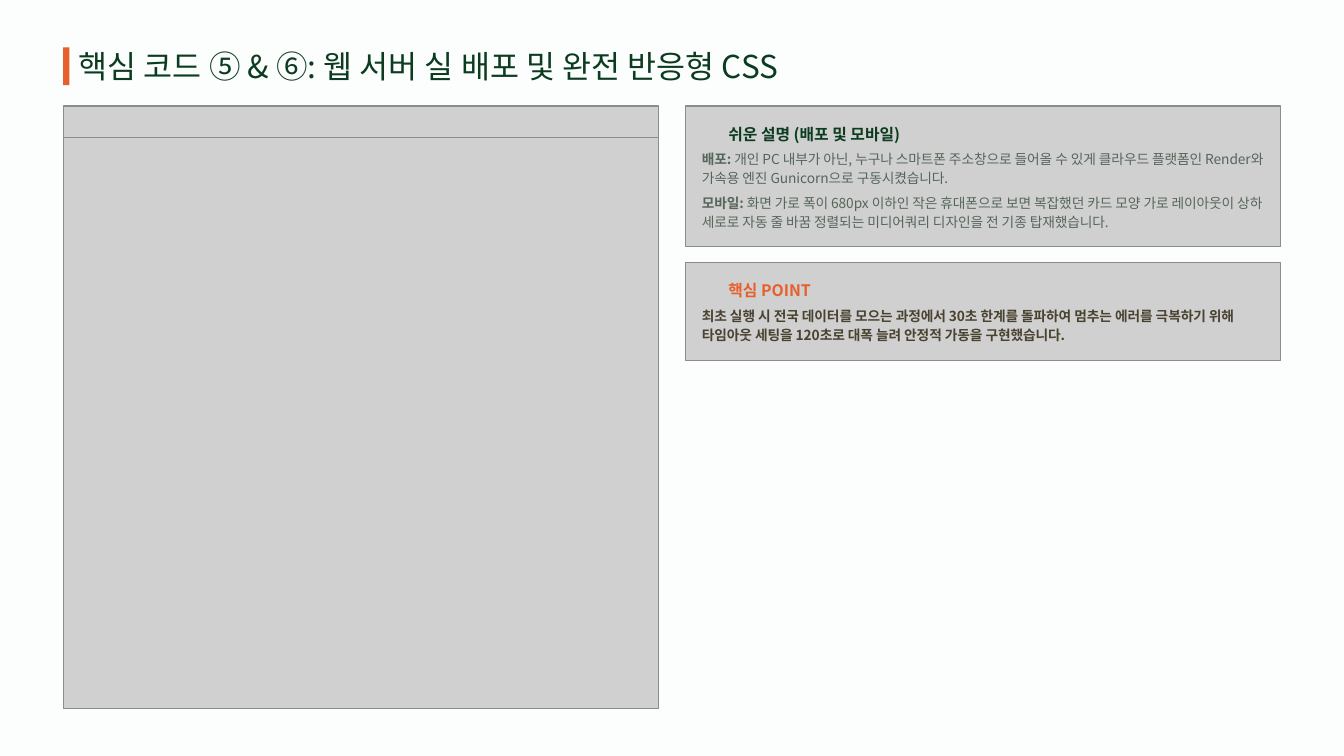
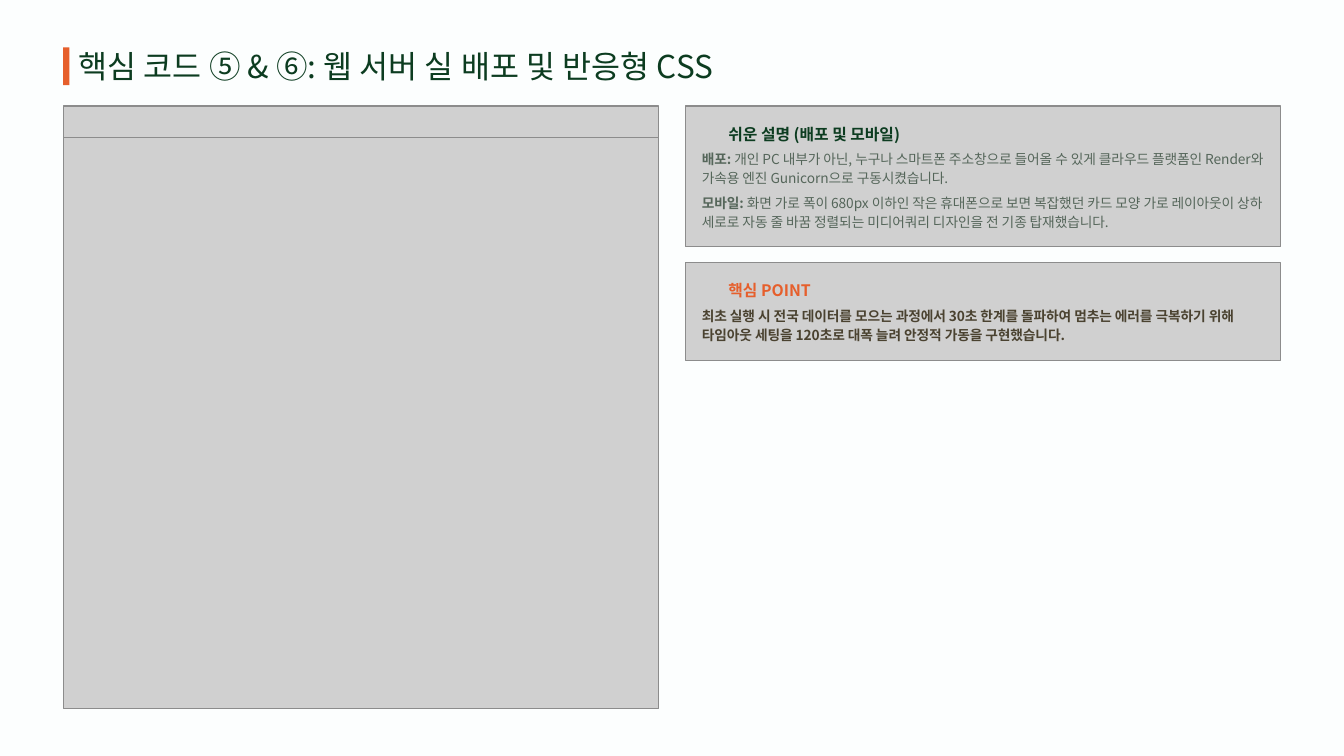
Before and after one commit to leejw4992-a11y/camping_scrapper, a slide deck: slide 12 of 캠핑_17기이정우.pptx. Drawn at 1344x756 pixels with LibreOffice and Linux fonts; fonts in the diff are those of the drawing; grey boxes stand for pictures; background and template pictures are left out. Boxes give left, top, right and bottom in pixels: in the first picture for what was removed or moved away, otherwise in the second. Text is boxed around its words. In the diff, an @@ line names an element or a change of style, - is before the commit and + after.

```diff
--- a/캠핑_17기이정우.pptx
+++ b/캠핑_17기이정우.pptx
@@ text at box(79, 51, 713, 81): text changed @@
-핵심 코드 ⑤ & ⑥: 웹 서버 실 배포 및 완전 반응형 CSS
+핵심 코드 ⑤ & ⑥: 웹 서버 실 배포 및 반응형 CSS
```
Also in this commit, not shown: 4 other slides changed, 2 other files.
